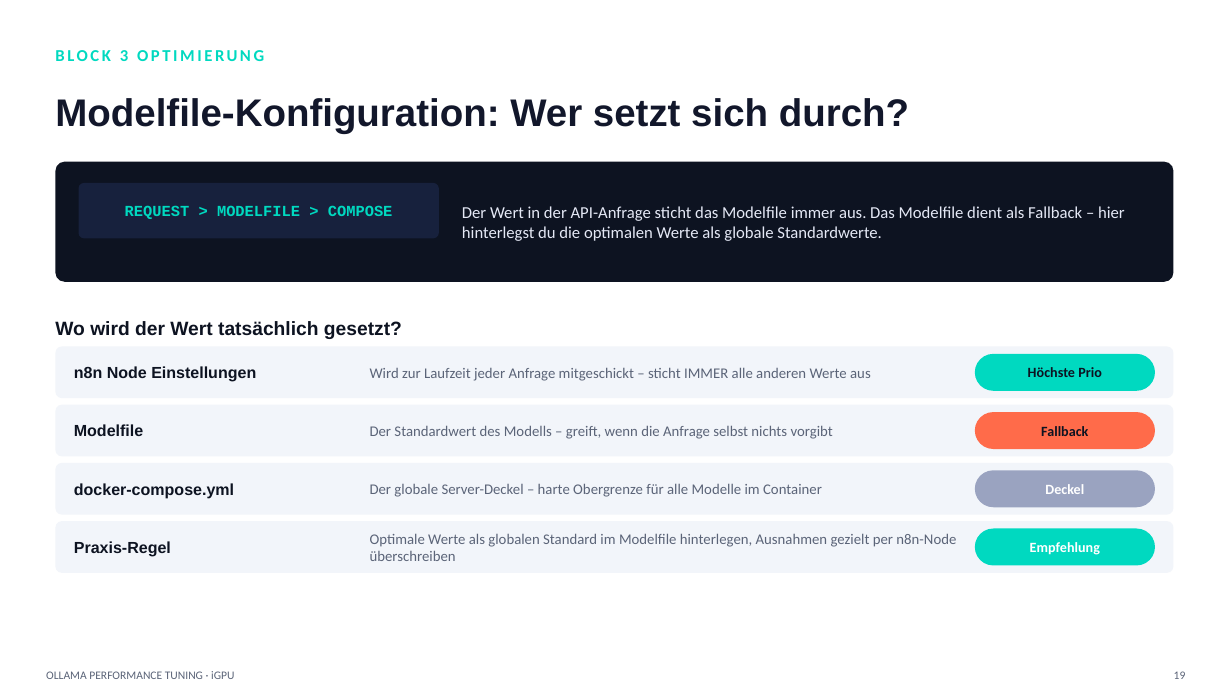
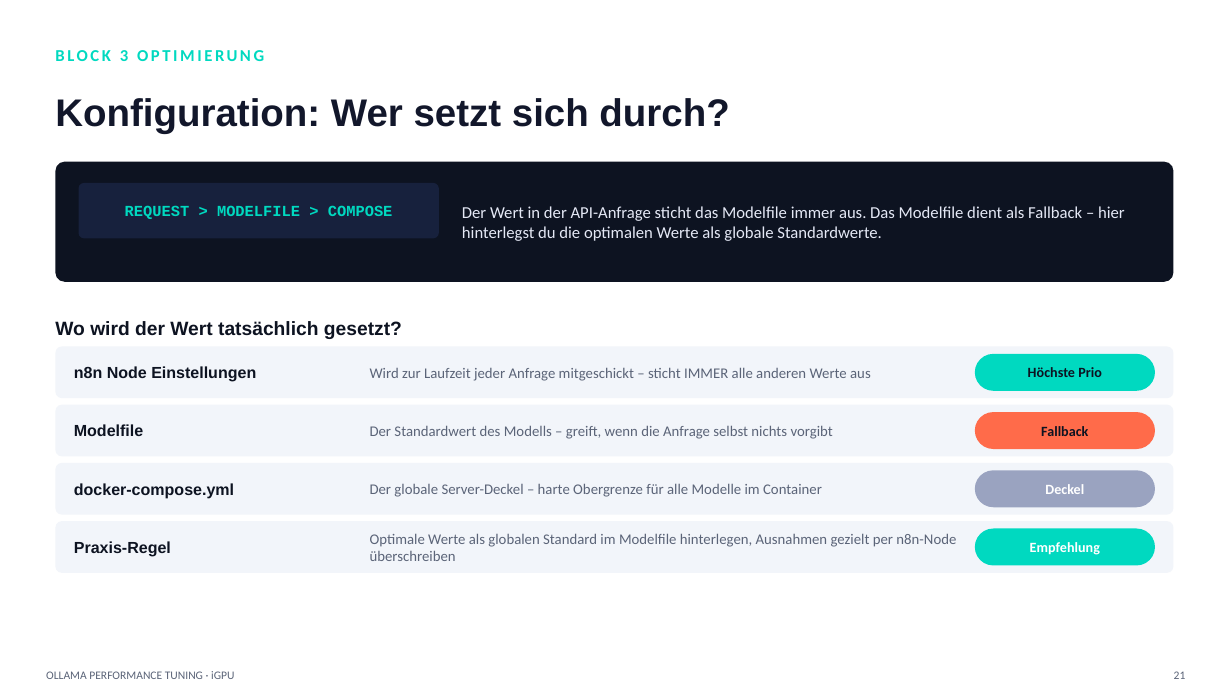
Before and after one commit to Ralfhgw/igpu-performance-tuning, a slide deck: slide 21 of Ollama_iGPU_Performance_Tuning.pptx (slide 20 before the commit). Drawn at 1232x693 pixels with LibreOffice and Linux fonts; fonts in the diff are those of the drawing. Boxes give left, top, right and bottom in pixels: in the first picture for what was removed or moved away, otherwise in the second. Text is boxed around its words. In the diff, an @@ line names an element or a change of style, - is before the commit and + after.

```diff
--- a/Ollama_iGPU_Performance_Tuning.pptx
+++ b/Ollama_iGPU_Performance_Tuning.pptx
@@ text at (55, 98, 729, 133): text changed @@
-Modelfile-Konfiguration: Wer setzt sich durch?
+Konfiguration: Wer setzt sich durch?
@@ text at (1174, 671, 1186, 679): text changed @@
-19
+21
```
Also in this commit, not shown: 23 other slides changed, 2 slides added, 9 slides removed, 8 other files.
